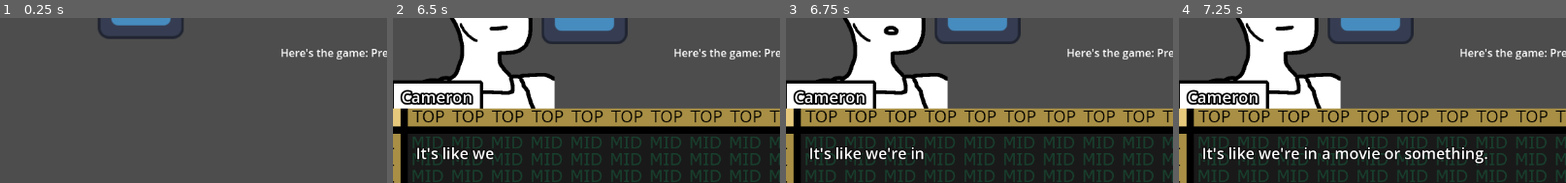
Above: before the commit, frames 1-4 (left to right).
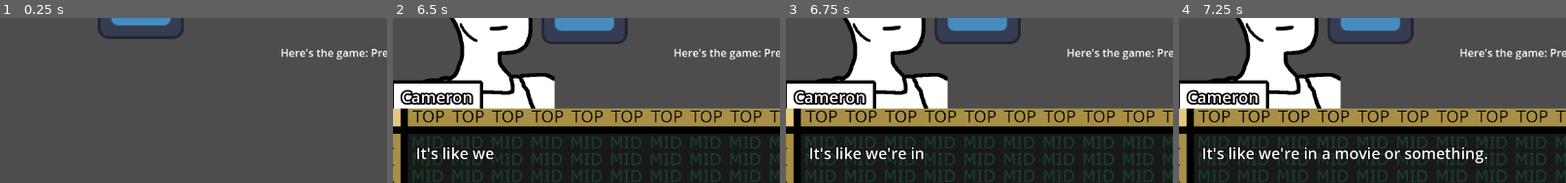
Above: after the commit, the same moments.

Repository: SamBumgardner/godot-4-dialogue-cutscene
Game: Godot game, scene res://Dialogue/SampleGameplay.tscn
Two runs of this game, one before a commit and one after it. Both use one fixed random seed, a clock stepped at 60 frames per second and the inputs below. The project has no main scene, so this scene is started directly. The engine's default icon, where the game draws it, is replaced by a stand-in: a white triangle on a blue panel in a dark square.
Inputs:
- Up to frame 1 (0.25 s): no input
- Up to frame 2 (6.5 s): tap Space every 0.75 s from 0.5 to 4.25 s; tap Enter (ui_accept) at 0.77, 1.52, 3.02, 3.77, 4.52, 6.02 s
- Up to frame 3 (6.75 s): no input
- Up to frame 4 (7.25 s): tap Enter (ui_accept) at 6.77 s
The pictures show only the part of the screen within x 1-51%, y 24-74%; the shares and areas given below are measured in that part.

Frames 1-2 are identical in both runs. In frame 3, 0.2% of the frame differs, in the area x 24-30%, y 4-11%; in frame 4, nothing differs.
Error in both runs: Invalid type in function '_on_is_talking_changed' in base 'Control (DialogueCutscene.gd)'. Cannot convert argument 1 from Nil to bool. (res://Dialogue/Dialogue…

Commit message:
scale talk animation speed to match reveal speed

Diff:
--- a/Dialogue/DialogueCutscene.gd
+++ b/Dialogue/DialogueCutscene.gd
@@ -104,12 +104,12 @@
 
 func _on_is_talking_changed(is_talking : bool) -> void:
 	if !is_talking:
-		_animate_talking(dialogue_units[current_unit_i].resting_animation)
+		_animate_talking(dialogue_units[current_unit_i].resting_animation, dialogue_units[current_unit_i].speed_mult)
 	else:
-		_animate_talking(dialogue_units[current_unit_i].talking_animation)
+		_animate_talking(dialogue_units[current_unit_i].talking_animation, dialogue_units[current_unit_i].speed_mult)
 
-func _animate_talking(animation_name : String) -> void:
-	$Characters/Portrait/AnimatedMouth.play(animation_name)
+func _animate_talking(animation_name : String, speed : float) -> void:
+	$Characters/Portrait/AnimatedMouth.play(animation_name, speed)
 
 func _change_displayed_character(character_name : String) -> void:
 	$DialogueContainer/NameTag/MarginContainer/CharacterName.text = character_name
